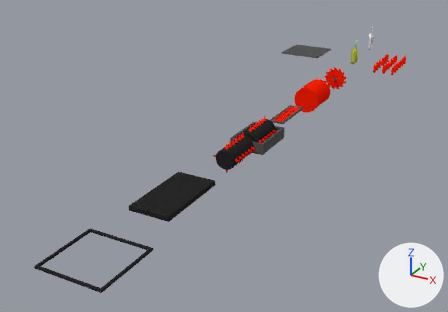
A saved change to the Blender file Assets/Axtras/Models/Hazards.blend.
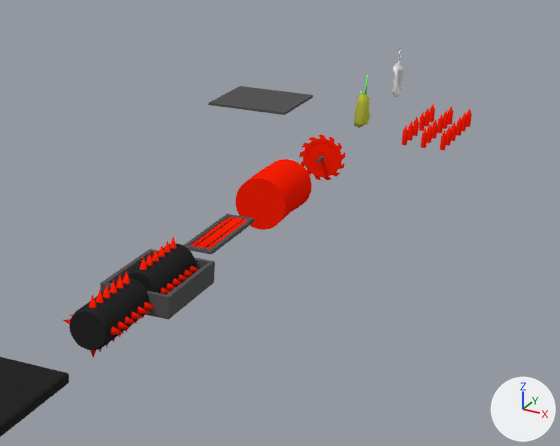
Each version appears first whole from a 50 mm lens placed at (16.2, -49.0, 15.1), pointed at (-2.9, -14.2, -2.3), and next in a close-up on the part from 41% to 100% of the width and 1% to 69% of the height. The axes (+X, +Y, +Z) are drawn at lower right. The lights are the same throughout.

The scene before the commit, as lines of its bpy script (objects in view):
```python
ob_cylinderobstacle = bpy.data.objects.new('CylinderObstacle', me_cylinder_001)
ob_cylinderobstacle.location = (-0.05, -19.41, 0.01)
ob_cylinderobstacle_001 = bpy.data.objects.new('CylinderObstacle.001', me_cylinder_006)
ob_cylinderobstacle_001.location = (0.06, -15.09, 0.17)
ob_cylinderobstacle_001.rotation_euler = (1.571, 0.0, 0.0)  # degrees (90, 0, 0)
ob_grounddoor01 = bpy.data.objects.new('GroundDoor01', me_plane_011)
ob_grounddoor01.location = (-4.37, 4.27, 0.95)
ob_hazmat_barrel = bpy.data.objects.new('Hazmat Barrel', me_cylinder_002)
ob_hazmat_barrel.location = (0.0, -5.0, 0.0)
ob_saw_blade = bpy.data.objects.new('Saw Blade', me_mesh_002)
ob_saw_blade.location = (0.0, 0.0, 0.0)
ob_spike_obstacle_003 = bpy.data.objects.new('spike-obstacle.003', me_circle_012)
ob_spike_obstacle_003.location = (4.2, 1.04, 1.25)
ob_spike_obstacle_003.rotation_euler = (0.0, 0.0, 1.571)  # degrees (0, 0, 90)
ob_spikebase = bpy.data.objects.new('SpikeBase', me_plane_007)
ob_spikebase.location = (0.0, -10.24, -0.62)
# also in view: 'SpiralBase' at (0.1, -15.1, 0.0); 'HookMeat' at (0.0, 5.0, 1.2); 'spike-obstacle.001' at (-0.1, -24.8, 0.2); 'GroundDoor02' at (-3.5, 4.3, 0.9)
```
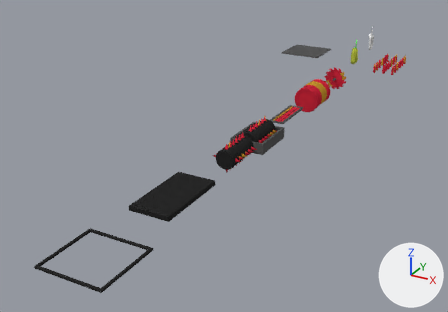
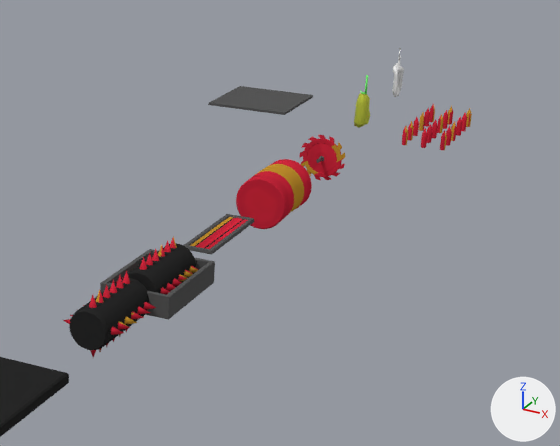
Location of each change, (x1, y1, x2, y2) in pixels of the close-ups (560 x 446 px):
'CylinderObstacle', surface changed
    both: (63, 270, 156, 358)
'Hazmat Barrel', surface changed
    both: (236, 159, 312, 230)
'CylinderObstacle.001', surface changed
    both: (115, 236, 199, 317)
'spike-obstacle.003', surface changed
    both: (402, 104, 472, 150)
'Saw Blade', surface changed
    both: (300, 135, 345, 180)
'SpikeBase', surface changed
    both: (188, 214, 254, 252)
part 1 of me_cylinder_002, built on
    before: (236, 159, 312, 230)
    after: (236, 159, 312, 229)

The change, as a list of edits to the scene's bpy script:
```text
Add img_barrel:
    img_barrel = load_image('Barrel', '../Textures/Albedo/Barrel.png', 512, 512, 'sRGB')
Change mat_red:
    where n0 = _N.new('ShaderNodeBsdfPrincipled'); n0.name = 'Principled BSDF'
    remove n0.inputs[0].default_value = (1.0, 0.014, 0.00161, 1.0)  # 'Base Color', red #ff1f05
    add n2 = _N.new('ShaderNodeTexCoord'); n2.name = 'Texture Coordinate'
    add n3 = _N.new('ShaderNodeTexImage'); n3.name = 'Image Texture'
    add n3.image = img_barrel
    add _L.new(n2.outputs[2], n3.inputs[0])  # 'UV' to 'Vector'
    add _L.new(n3.outputs[0], n0.inputs[0])  # 'Color' to 'Base Color'
Change me_cylinder_002:
    used by ob_hazmat_barrel; location = (0.0, -5.0, 0.0)
    remove me_cylinder_002.from_pydata(...)  # 224 vertices, 98 faces; spans x -0.96..0.96, y -1.59..1.17, z -0.96..1.0
    add me_cylinder_002.from_pydata(...)  # 160 vertices, 130 faces; spans x -0.96..0.96, y -1.59..1.17, z -0.96..1.0
    me_cylinder_002 part 1
    96 vertices are removed from x -0.96..0.96, y -1.59..1.13, z -0.96..0.96
    65 faces are deleted
    59 vertices are added at x -0.96..0.96, y -1.59..-1.54, z -0.91..0.96
    5 new vertices lie (0.0, -1.32, -0.06) away from vertices in x -0.53..0.53, y -0.22, z -0.9..-0.74
    98 new faces join them
    me_cylinder_002 part 2: the surface is now shaded smooth
```
